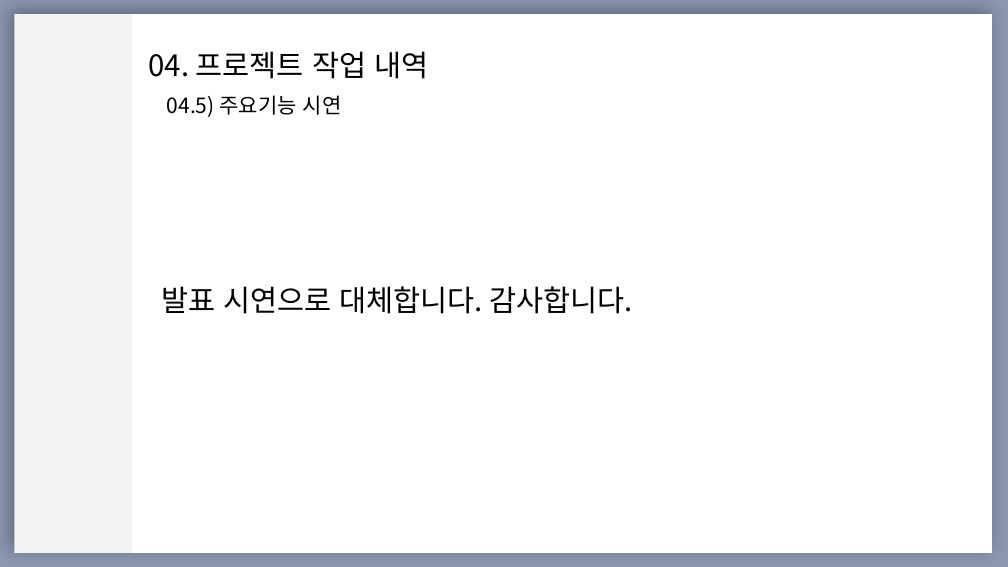
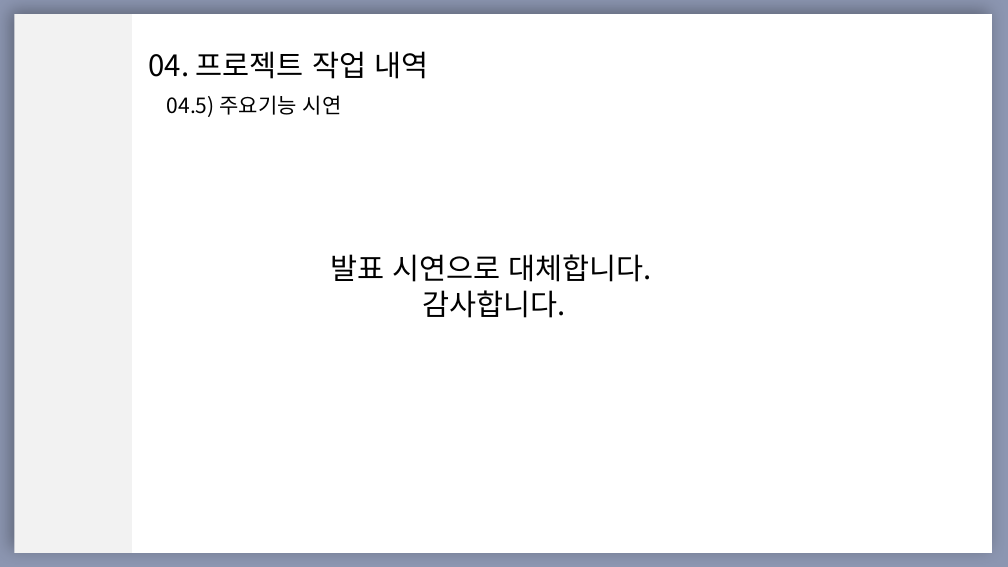
Before and after one commit to khm9990503/Kmarket1, a slide deck: slide 24 of Kmarket_발표용ppt._v1.0.pptx. Drawn at 1008x567 pixels with LibreOffice and Linux fonts; fonts in the diff are those of the drawing. Boxes give left, top, right and bottom in pixels: in the first picture for what was removed or moved away, otherwise in the second. Text is boxed around its words. In the diff, an @@ line names an element or a change of style, - is before the commit and + after.

Commit message:
2022/12/29 발표용ppt 완성

```diff
--- a/Kmarket_발표용ppt._v1.0.pptx
+++ b/Kmarket_발표용ppt._v1.0.pptx
@@ text at <box>330,254,652,318</box>: text changed @@
-발표 시연으로 대체합니다. 감사합니다.
+발표 시연으로 대체합니다.
+감사합니다.
```
Also in this commit, not shown: 9 other slides changed.
